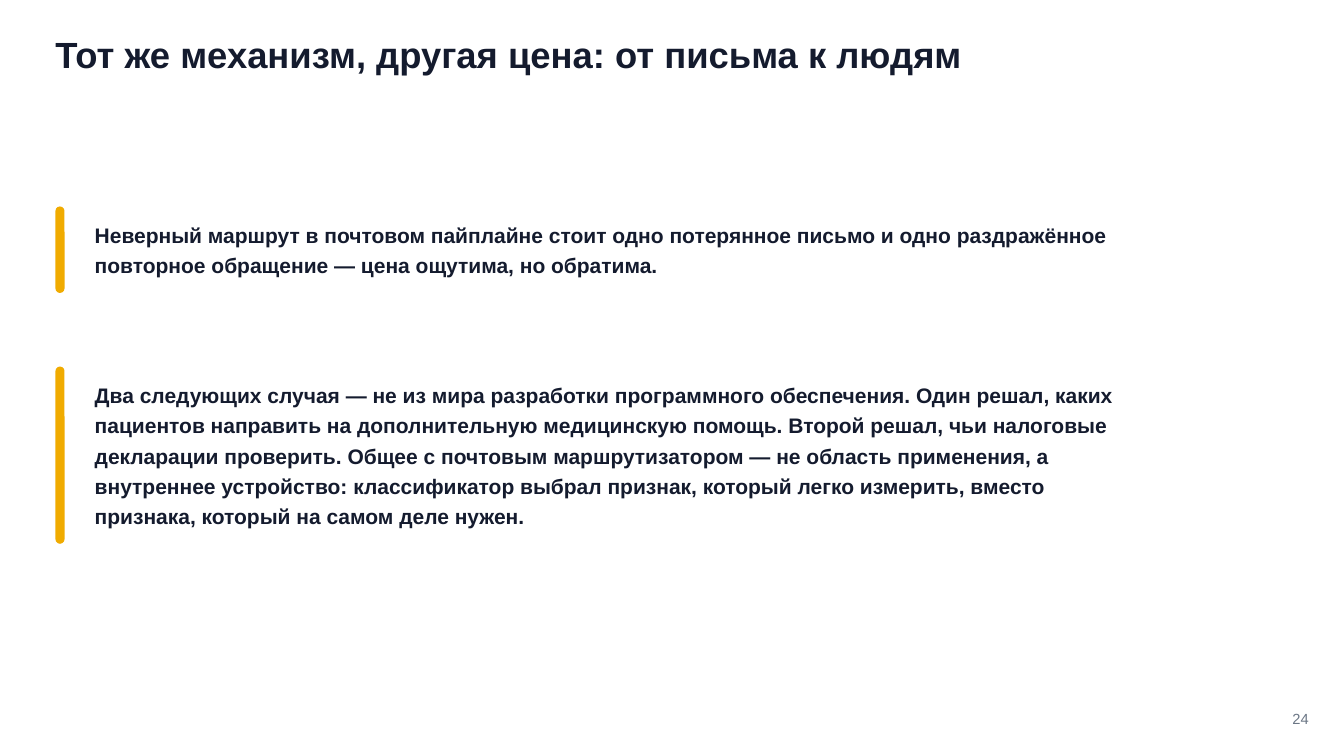
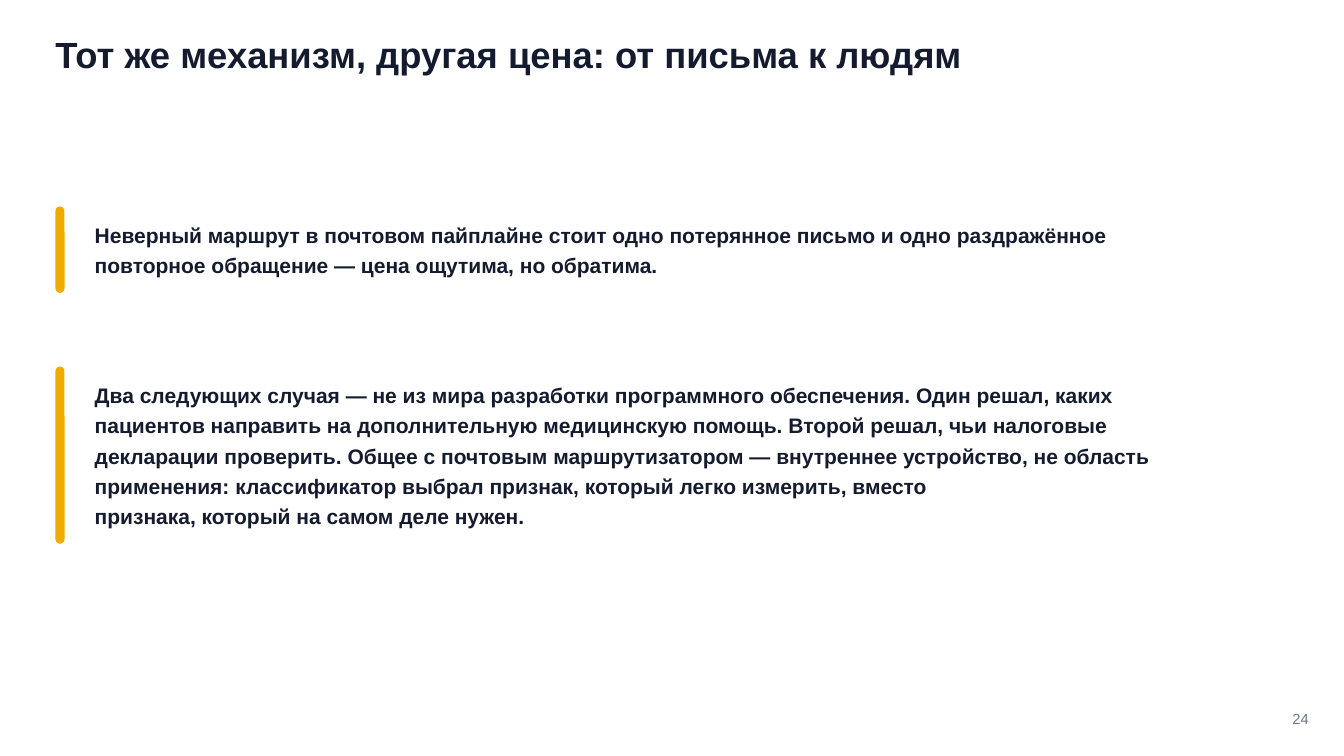
Before and after one commit to tellina-study/AI-usage-lessons, a slide deck: slide 24 of library/seminars/sem-07/rendered/sem-07.pptx. Drawn at 1344x756 pixels with LibreOffice and Linux fonts; fonts in the diff are those of the drawing. Boxes give left, top, right and bottom in pixels: in the first picture for what was removed or moved away, otherwise in the second. Text is boxed around its words. In the diff, an @@ line names an element or a change of style, - is before the commit and + after.

```diff
--- a/library/seminars/sem-07/rendered/sem-07.pptx
+++ b/library/seminars/sem-07/rendered/sem-07.pptx
@@ text at bbox=[95, 448, 1149, 498]: text changed @@
-декларации проверить. Общее с почтовым маршрутизатором — не область применения, а
-внутреннее устройство: классификатор выбрал признак, который легко измерить, вместо
+декларации проверить. Общее с почтовым маршрутизатором — внутреннее устройство, не область
+применения: классификатор выбрал признак, который легко измерить, вместо
```
Also in this commit, not shown: 11 other slides changed, 42 other files.
